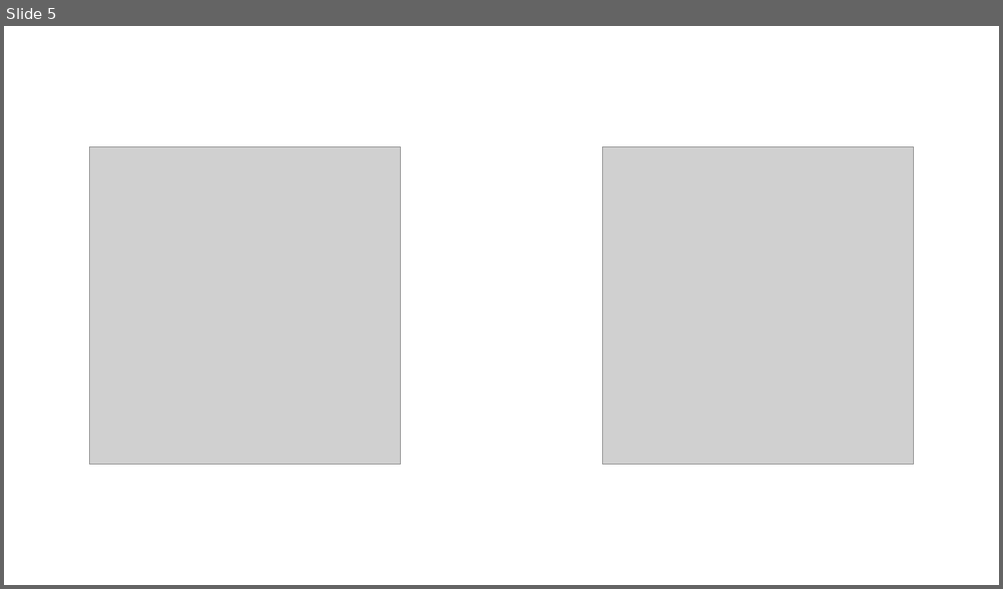
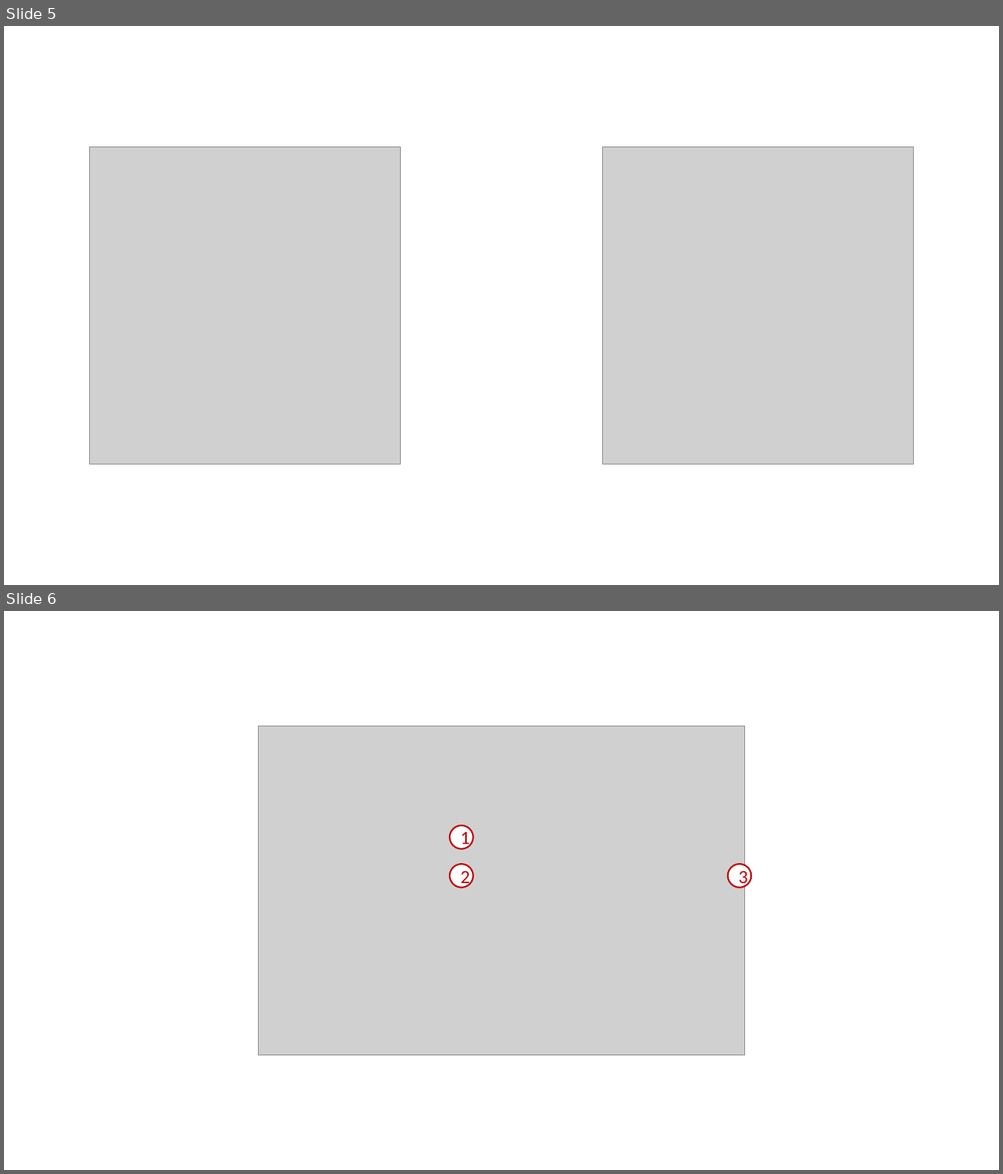
Before and after one commit to PLCnext/eUA_Client_Configurator_Example, a slide deck: README/Microsoft PowerPoint-Präsentation (neu).pptx. Shown one above the other, each under a label of ours: slide 5 before the commit, slides 5 and 6 after it. The pictures are 1003x589 and 1003x1174 pixels, drawn with LibreOffice and Linux fonts; fonts in the diff are those of the drawing; grey boxes stand for pictures. Boxes give left, top, right and bottom in pixels: in the first picture for what was removed or moved away, otherwise in the second. Text is boxed around its words. In the diff, an @@ line names an element or a change of style, - is before the commit and + after.

```diff
--- a/README/Microsoft PowerPoint-Präsentation (neu).pptx
+++ b/README/Microsoft PowerPoint-Präsentation (neu).pptx
@@ slide 6 added at <box>4,611,999,1170</box>, background #FFFFFF @@
@@ picture added at <box>259,726,745,1056</box> @@
@@ ellipse added at <box>449,826,472,849</box>, fill #FFFFFF, outline #C00000 1.5 pt, 18 pt, text #C00000 @@
+1
@@ ellipse added at <box>449,864,472,887</box>, fill #FFFFFF, outline #C00000 1.5 pt, 18 pt, text #C00000 @@
+2
@@ ellipse added at <box>728,864,751,887</box>, fill #FFFFFF, outline #C00000 1.5 pt, 18 pt, text #C00000 @@
+3
```
Also in this commit, not shown: 1 other slide added, 8 other files.
